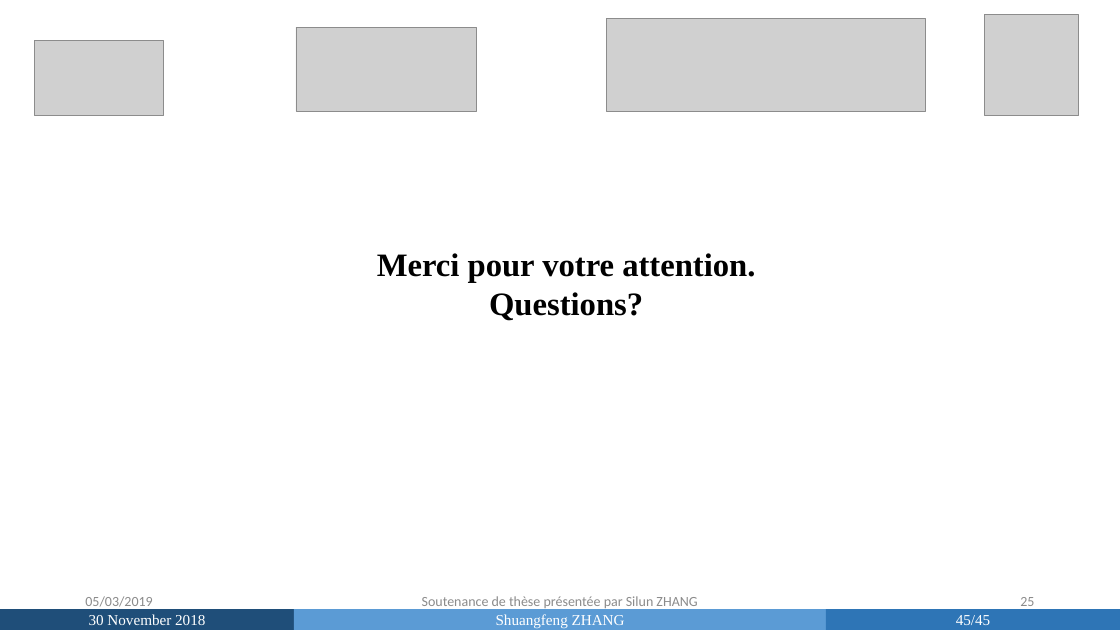
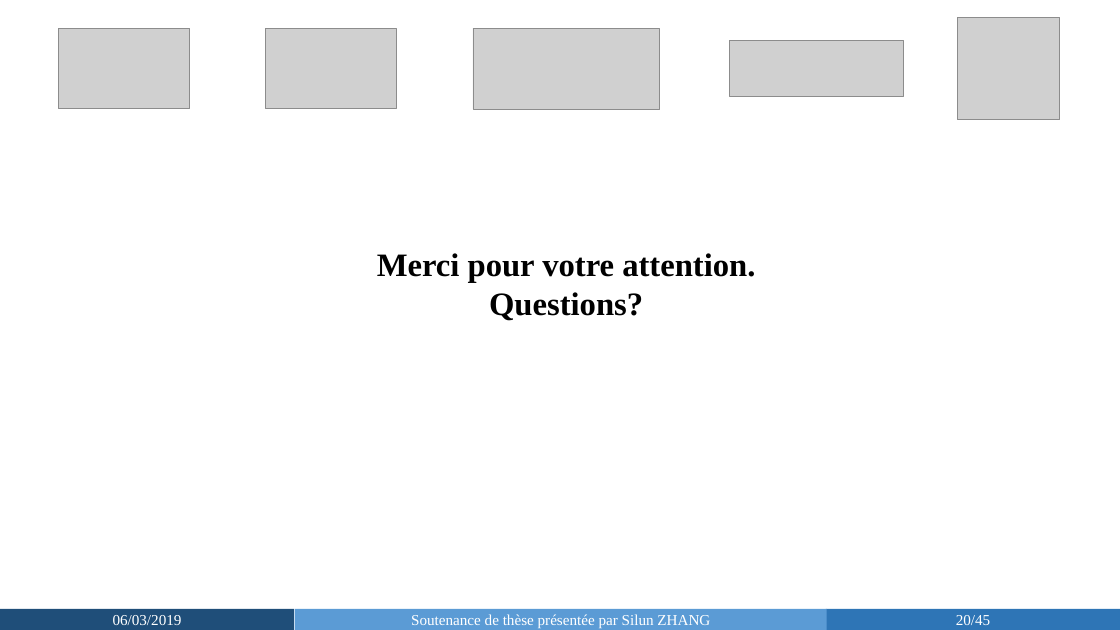
Before and after one commit to SilunZ/SoutenanceThese, a slide deck: slide 20 of Soutenance_Silun ZHANG-slides.pptx (slide 25 before the commit). Drawn at 1120x630 pixels with LibreOffice and Linux fonts; fonts in the diff are those of the drawing; grey boxes stand for pictures. Boxes give left, top, right and bottom in pixels: in the first picture for what was removed or moved away, otherwise in the second. Text is boxed around its words. In the diff, an @@ line names an element or a change of style, - is before the commit and + after.

```diff
--- a/Soutenance_Silun ZHANG-slides.pptx
+++ b/Soutenance_Silun ZHANG-slides.pptx
@@ picture: place and size @@
-picture at [34,40,164,116]
+picture at [58,29,189,109]
@@ picture added at [266,29,397,109] @@
@@ picture removed at [296,27,476,111] @@
@@ picture added at [473,29,660,109] @@
@@ picture removed at [607,18,926,111] @@
@@ picture: place and size @@
-picture at [986,15,1080,116]
+picture at [957,17,1060,119]
@@ picture added at [729,40,904,97] @@
@@ text removed at [85,596,152,610] @@
-05/03/2019
@@ page number removed at [1020,597,1034,610] @@
-25
@@ text in rectangle at [113,615,182,625]: text changed @@
-30 November 2018
+06/03/2019
@@ rectangle removed at [294,609,826,630] @@
-Shuangfeng ZHANG
@@ rectangle "Soutenance de thèse présentée par ...": place and size @@
-rectangle "Soutenance de thèse présentée par ..." at [422,596,697,610]
+rectangle "Soutenance de thèse présentée par ..." at [295,609,827,630]
@@ rectangle "Soutenance de thèse présentée par ..." at [295,609,827,630]: size 12 to 13 pt, font Calibri to Times New Roman, text colour #8C8C8C to #FFFFFF; fill none to #5B9BD5 @@
@@ page number at [826,609,1120,630]: rectangle to page number @@
@@ page number at [956,615,990,625]: text changed @@
-45/45
+20/45
```
Also in this commit, not shown: 24 other slides changed, 6 slides added.
